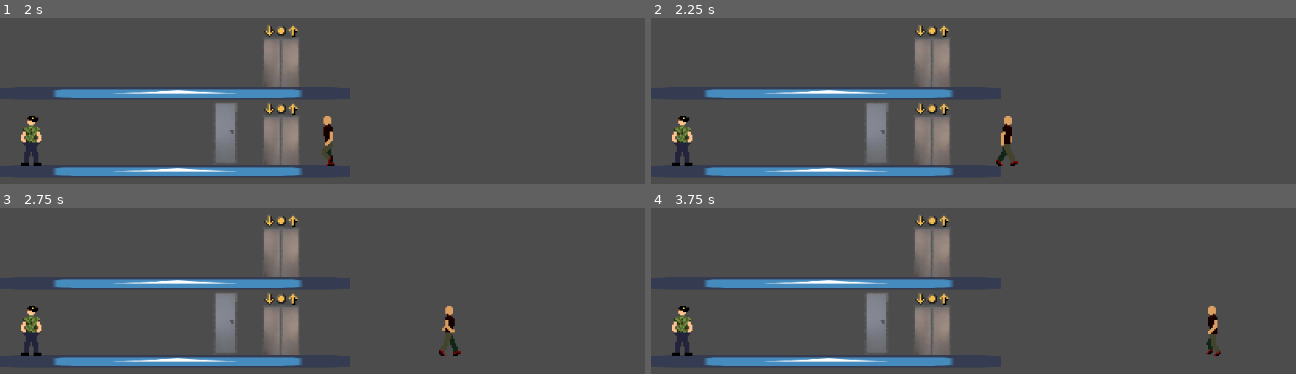
Above: before the commit, frames 1-4 (two rows, left to right).
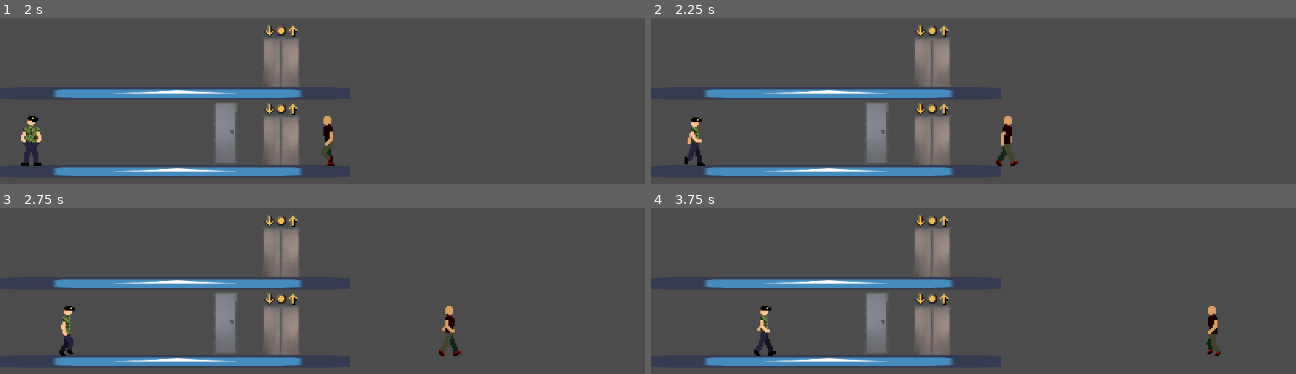
Above: after the commit, the same moments.

Repository: MihkelMK/suitsiidiindiviidid
Game: Godot game, scene res://main/Main.tscn
Two runs of this game, one before a commit and one after it. Both use one fixed random seed, a clock stepped at 60 frames per second and the inputs below. The engine's default icon, where the game draws it, is replaced by a stand-in: a white triangle on a blue panel in a dark square.
Inputs:
- Up to frame 1 (2 s): tap Enter at 0.5 s; hold Right (ui_right) 0.53-1.28 s; hold E 0.53-1.28 s; hold Left (ui_left) from 1.28 s (still down); tap E at 1.35 s
- Up to frame 2 (2.25 s): release Left (ui_left) at 2.03 s; hold Right (ui_right) from 2.03 s (still down); hold E from 2.03 s (still down)
- Up to frame 3 (2.75 s): keep holding Right (ui_right); keep holding E
- Up to frame 4 (3.75 s): release E at 2.78 s; tap E at 2.85 s; release Right (ui_right) at 3.53 s; hold Left (ui_left) from 3.53 s (still down); hold E from 3.53 s (still down)

Frame 1 is identical in both runs. In frame 2, 1.0% of the frame differs, in the area x 3-9%, y 59-90%; in frame 3, 1.0%; in frame 4, 1.1%, in the area x 3-20%, y 59-90%.

Commit message:
refactored TimerNode

Diff:
--- a/src/main/Main.tscn
+++ b/src/main/Main.tscn
@@ -45,6 +45,7 @@
 
 [node name="TimerNode" parent="." instance=ExtResource( 7 )]
 position = Vector2( 56, 288 )
+time = 2
 
 [connection signal="body_entered" from="Locker" to="Locker" method="_on_Locker_body_entered"]
 [connection signal="body_exited" from="Locker" to="Locker" method="_on_Locker_body_exited"]
@@ -52,4 +53,3 @@
 [connection signal="body_exited" from="LiftBottom" to="LiftBottom" method="_on_Lift_body_exited"]
 [connection signal="body_entered" from="LiftUpper" to="LiftUpper" method="_on_Lift_body_entered"]
 [connection signal="body_exited" from="LiftUpper" to="LiftUpper" method="_on_Lift_body_exited"]
-[connection signal="body_entered" from="TimerNode" to="Valvur" method="_on_TimerNode_body_entered"]
--- /dev/null
+++ b/src/main/TimerNode.gd
@@ -0,0 +1,6 @@
+extends Area2D
+
+export var time: int
+
+func _on_TimerNode_body_entered(body):
+	body.wait(time)
--- a/src/main/TimerNode.tscn
+++ b/src/main/TimerNode.tscn
@@ -1,12 +1,17 @@
-[gd_scene load_steps=2 format=2]
+[gd_scene load_steps=3 format=2]
+
+[ext_resource path="res://main/TimerNode.gd" type="Script" id=1]
 
 [sub_resource type="RectangleShape2D" id=1]
 
 [node name="TimerNode" type="Area2D"]
 collision_layer = 2
 collision_mask = 2
+script = ExtResource( 1 )
 
 [node name="CollisionShape2D" type="CollisionShape2D" parent="."]
 rotation = 0.785398
 scale = Vector2( 2, 2 )
 shape = SubResource( 1 )
+
+[connection signal="body_entered" from="." to="." method="_on_TimerNode_body_entered"]
--- a/src/main/Valvur.gd
+++ b/src/main/Valvur.gd
@@ -55,7 +55,3 @@
 
 func _on_WaitTime_timeout():
 	wait = false
-
-
-func _on_TimerNode_body_entered(body):
-	wait(5)
